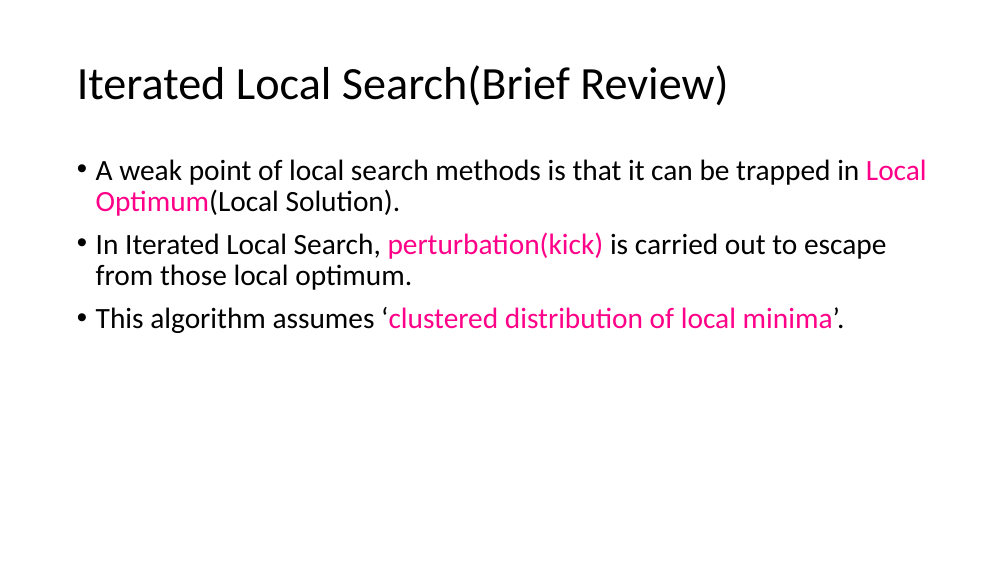
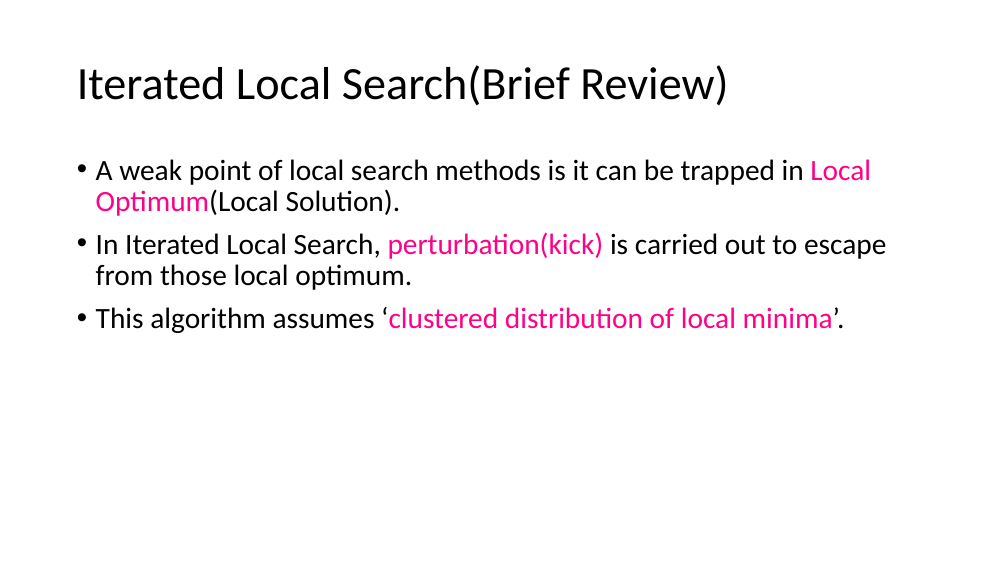
Before and after one commit to LightBells/IntrouctionToMetaheuristics, a slide deck: slide 12 of FirstHalf/Metaheuristics.pptx. Drawn at 1008x567 pixels with LibreOffice and Linux fonts; fonts in the diff are those of the drawing. Boxes give left, top, right and bottom in pixels: in the first picture for what was removed or moved away, otherwise in the second. Text is boxed around its words. In the diff, an @@ line names an element or a change of style, - is before the commit and + after.

```diff
--- a/FirstHalf/Metaheuristics.pptx
+++ b/FirstHalf/Metaheuristics.pptx
@@ text at (96,159,871,216): text changed @@
-• A weak point of local search methods is that it can be trapped in Local Optimum(Local Solution).
+• A weak point of local search methods is it can be trapped in Local Optimum(Local Solution).
```
Also in this commit, not shown: 21 other files.
